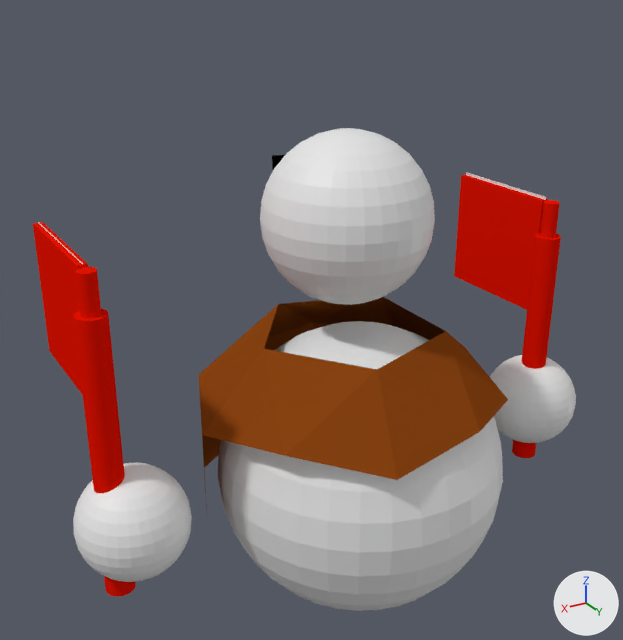
Two versions of the Blender file Assets/Enemies/Blend Files/OrcAx.blend, one commit apart.
The view is the same before and after, from a camera (50 mm lens) standing at (3.07, 4.87, 4.52) and looking at (0.11, -0.06, 2.05). The axes (+X, +Y, +Z) are drawn at lower right. The lights are the same throughout.

The older version as bpy lines, for what is in view:
```python
ob_cylinder_001 = bpy.data.objects.new('Cylinder.001', me_cylinder_001)
ob_cylinder_001.location = (-1.922, 0.198, 2.546)
ob_cylinder_001.scale = (0.605, 0.605, 0.605)
ob_plane = bpy.data.objects.new('Plane', me_plane)
ob_plane.location = (-1.922, -0.341, 2.247)
ob_plane.rotation_euler = (0.0, 1.571, 0.0)  # degrees (0, 90, 0)
ob_plane.scale = (0.684, 0.684, 0.684)
ob_plane_001 = bpy.data.objects.new('Plane.001', me_plane_001)
ob_plane_001.location = (1.775, -0.343, 2.37)
ob_plane_001.rotation_euler = (0.0, 1.571, 0.0)  # degrees (0, 90, 0)
ob_plane_001.scale = (0.684, 0.684, 0.684)
ob_sphere_001 = bpy.data.objects.new('Sphere.001', me_sphere_001)
ob_sphere_001.location = (-1.953, 0.169, 0.94)
ob_sphere_001.scale = (0.384, 0.384, 0.384)
ob_sphere_002 = bpy.data.objects.new('Sphere.002', me_sphere_002)
ob_sphere_002.location = (1.649, 0.21, 1.04)
ob_sphere_002.scale = (0.384, 0.384, 0.384)
ob_sphere_003 = bpy.data.objects.new('Sphere.003', me_sphere_003)
ob_sphere_003.location = (-0.11, 0.047, 2.811)
ob_sphere_003.scale = (0.603, 0.603, 0.603)
# also in view: 'Sphere' at (-0.14, 0.23, 0.92); 'Icosphere' at (-0.08, 0.1, 1.31)
```
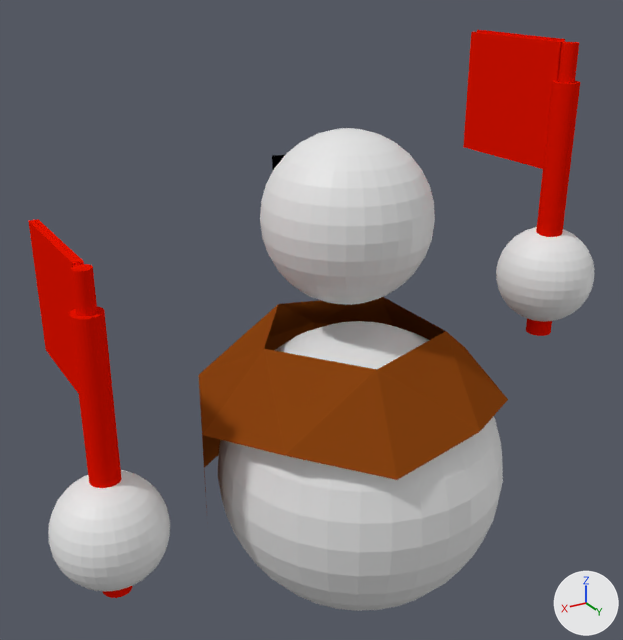
The change, as a diff of the scene's bpy script:
```diff
--- a/Assets/Enemies/Blend Files/OrcAx.blend.py
+++ b/Assets/Enemies/Blend Files/OrcAx.blend.py
@@ me_cylinder_001 @@
 me_cylinder_001.from_pydata(...)  # 280 vertices, 156 faces; spans x -0.17..6.27, y -1.72..0.17, z -3.51..0.48
 # used by ob_cylinder_001; location = (-1.922, 0.198, 2.546); scale = (0.605, 0.605, 0.605)
+# me_cylinder_001 part 1: the loose piece of 64 vertices spanning x -0.1..0.1, y -0.1..0.1, z -0.25..0.25 is deleted
+# me_cylinder_001 part 2: the loose piece of 64 vertices spanning x -0.17..0.17, y -0.17..0.17, z -3.51..-0.2 is deleted
+# me_cylinder_001 part 3: the loose piece of 12 vertices spanning x -0.04..0.06, y -1.72..-0.1, z -1.3..0.25 is deleted
 me_cylinder_001.materials.append(mat_material)
@@ me_cylinder_000 @@
+me_cylinder_000.from_pydata(...)  # 144 vertices, 79 faces; spans x -0.17..0.17, y -1.72..0.17, z -3.51..0.28
+me_cylinder_000.materials.append(mat_material)  # red #e71400
@@ ob_sphere_002 @@
 ob_sphere_002 = bpy.data.objects.new('Sphere.002', me_sphere_002)
-ob_sphere_002.location = (1.649, 0.21, 1.04)
-ob_sphere_002.scale = (0.384, 0.384, 0.384)
+ob_sphere_002.location = (1.807, 0.21, 1.035)
+ob_sphere_002.scale = (0.388, 0.388, 0.388)
@@ ob_sphere_001 @@
 ob_sphere_001 = bpy.data.objects.new('Sphere.001', me_sphere_001)
-ob_sphere_001.location = (-1.953, 0.169, 0.94)
-ob_sphere_001.scale = (0.384, 0.384, 0.384)
+ob_sphere_001.location = (-1.965, 0.169, 2.084)
+ob_sphere_001.scale = (0.388, 0.388, 0.388)
@@ ob_plane_001 @@
-ob_plane_001 = bpy.data.objects.new('Plane.001', me_plane_001)
-ob_plane_001.location = (1.775, -0.343, 2.37)
-ob_plane_001.rotation_euler = (0.0, 1.571, 0.0)  # degrees (0, 90, 0)
-ob_plane_001.scale = (0.684, 0.684, 0.684)
@@ ob_cylinder_001 @@
 ob_cylinder_001 = bpy.data.objects.new('Cylinder.001', me_cylinder_001)
-ob_cylinder_001.location = (-1.922, 0.198, 2.546)
-ob_cylinder_001.scale = (0.605, 0.605, 0.605)
+ob_cylinder_001.location = (-1.933, 0.198, 2.564)
+ob_cylinder_001.scale = (0.611, 0.611, 0.611)
@@ ob_plane @@
-ob_plane = bpy.data.objects.new('Plane', me_plane)
-ob_plane.location = (-1.922, -0.341, 2.247)
-ob_plane.rotation_euler = (0.0, 1.571, 0.0)  # degrees (0, 90, 0)
-ob_plane.scale = (0.684, 0.684, 0.684)
@@ ob_cylinder_000 @@
+ob_cylinder_000 = bpy.data.objects.new('Cylinder.000', me_cylinder_000)
+ob_cylinder_000.location = (-1.933, 0.198, 3.737)
+ob_cylinder_000.scale = (0.611, 0.611, 0.611)
```

Boxes (x1, y1, x2, y2) around the edits, measured in the pictures (623 x 640 px):
'Cylinder.001', reshaped, moved, rescaled (80% narrower, 10% shorter): before (33, 175, 561, 596); after (28, 219, 132, 598)
'Cylinder.000', added (red): after (463, 30, 580, 336)
'Sphere.002', moved, rescaled: before (73, 463, 192, 582); after (48, 470, 170, 591)
'Sphere.001', moved, rescaled (15% wider, 8% taller): before (490, 355, 576, 443); after (496, 227, 595, 322)
'Plane', deleted: before (466, 172, 546, 200)
'Plane.001', deleted: before (39, 223, 83, 265)
part 1 of me_cylinder_001, deleted (red): before (540, 200, 560, 238)
part 2 of me_cylinder_001, deleted (red): before (512, 234, 561, 458)
part 3 of me_cylinder_001, deleted (red): before (454, 175, 547, 310)
